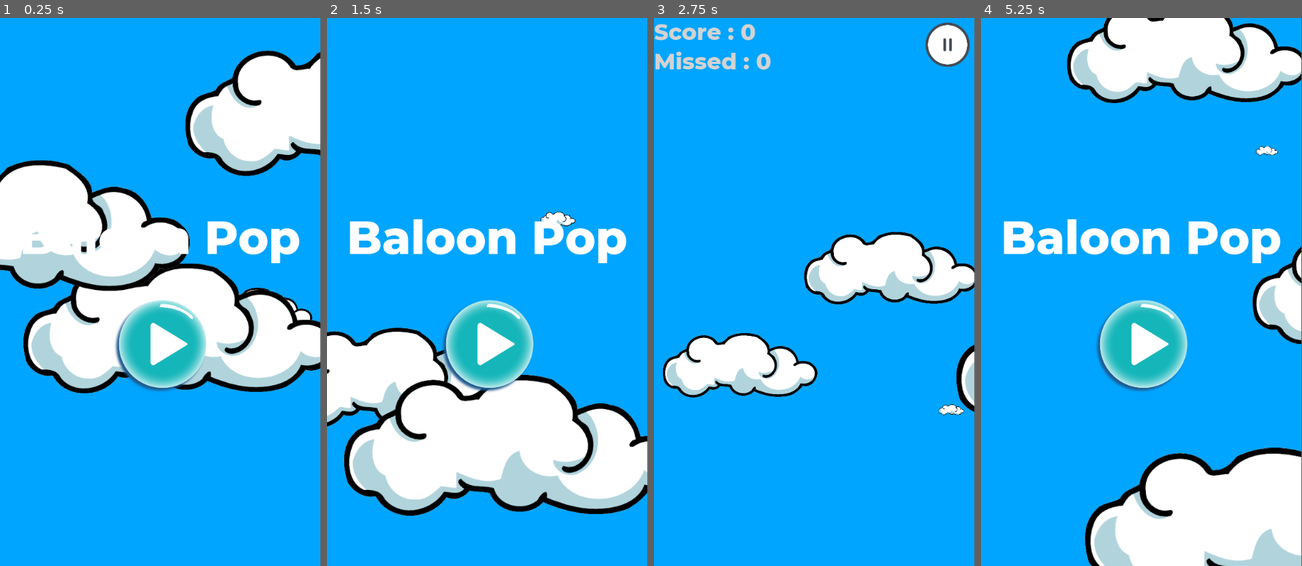
Above: before the commit, frames 1-4 (left to right).
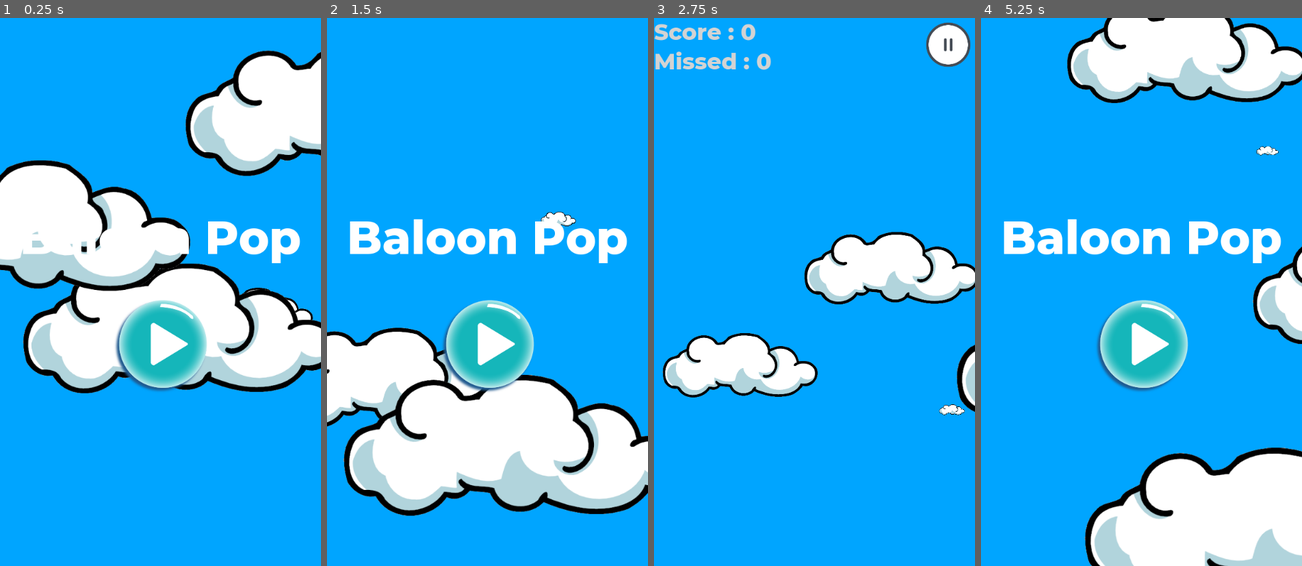
Above: after the commit, the same moments.

Repository: renosyah/ballon-pop
Game: Godot game, scene res://asset/menu/menu.tscn
Same seed, same stepped clock (60 frames per second), same inputs: the game is played once before the commit and once after it. Sound files missing from this copy of the repository are replaced by a short silence.
Inputs (mouse positions are in pixels of both pictures, inside the frame that each line leads up to):
- Up to frame 1 (0.25 s): no input
- Up to frame 2 (1.5 s): click (487, 346) at 0.5 s; click (619, 45) at 1.25 s
- Up to frame 3 (2.75 s): click (814, 346) at 2 s
- Up to frame 4 (5.25 s): click (1273, 45) at 2.75 s; click (1141, 346) at 3.5 s; click (1273, 45) at 4.25 s; move the mouse to (1212, 264) at 5.02 s; press the mouse at (1212, 264) at 5.03 s
The window is 468x800 before the commit and 469x800 after it. Grey fills any space a smaller window leaves; there, only what the larger window draws over its background counts as a difference.

The runs differ from the first frame. In frame 1, 1.5% of the frame differs, in the area x 7-100%, y 5-69%; in frame 2, 1.3%; in frame 3, 1.1%; in frame 4, 1.8%, in the area x 9-100%, y 0-100%.

Commit message:
small export to web

Diff:
--- a/asset/menu/menu.gd
+++ b/asset/menu/menu.gd
@@ -4,12 +4,18 @@
 onready var _bg = $bg
 onready var _cloud_spawn_point = $cloud_spawn_point
 onready var _timer = $Timer
+onready var label = $VBoxContainer/Label
 
 onready var _screen_size = get_viewport().get_visible_rect().size
 
 # Called when the node enters the scene tree for the first time.
 func _ready():
 	spawn_initial_cloud()
+
+	if OS.has_feature('JavaScript'):
+		label.text = JavaScript.eval("""
+			var url_string = window.location.href;var url = new URL(url_string);url.searchParams.get('name');
+		""")
 
 func _on_Timer_timeout():
 	if _rng.randf() <= 0.1:
--- a/asset/menu/menu.tscn
+++ b/asset/menu/menu.tscn
@@ -65,5 +65,6 @@
 __meta__ = {
 "_edit_use_anchors_": false
 }
+
 [connection signal="gui_input" from="bg" to="." method="_on_TextureRect_gui_input"]
 [connection signal="pressed" from="VBoxContainer/TextureButton" to="." method="_on_TextureButton_pressed"]
--- a/project.godot
+++ b/project.godot
@@ -10,7 +10,6 @@
 
 _global_script_classes=[  ]
 _global_script_class_icons={
-
 }
 
 [application]
@@ -24,6 +23,7 @@
 window/size/width=600
 window/size/height=1024
 window/handheld/orientation="portrait"
+window/stretch/mode="viewport"
 
 [input]
 
Not shown, changed: export_presets.cfg
